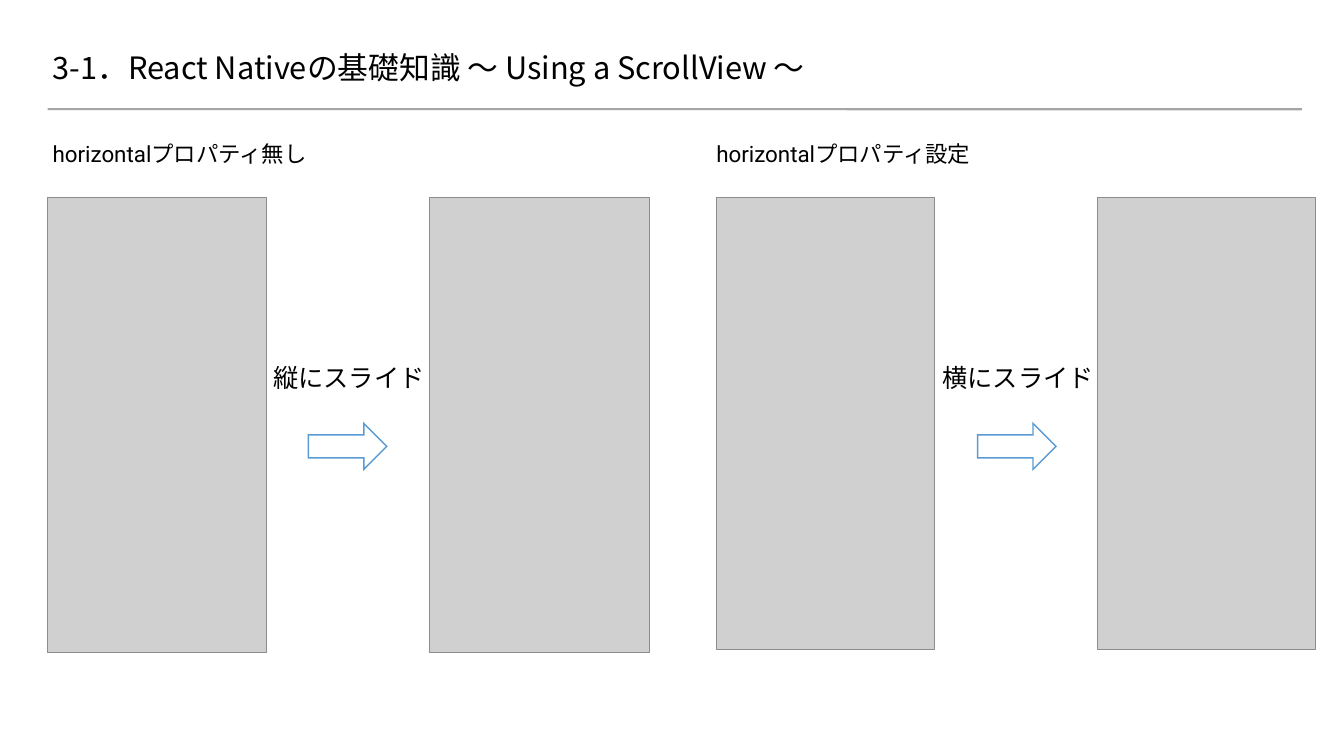
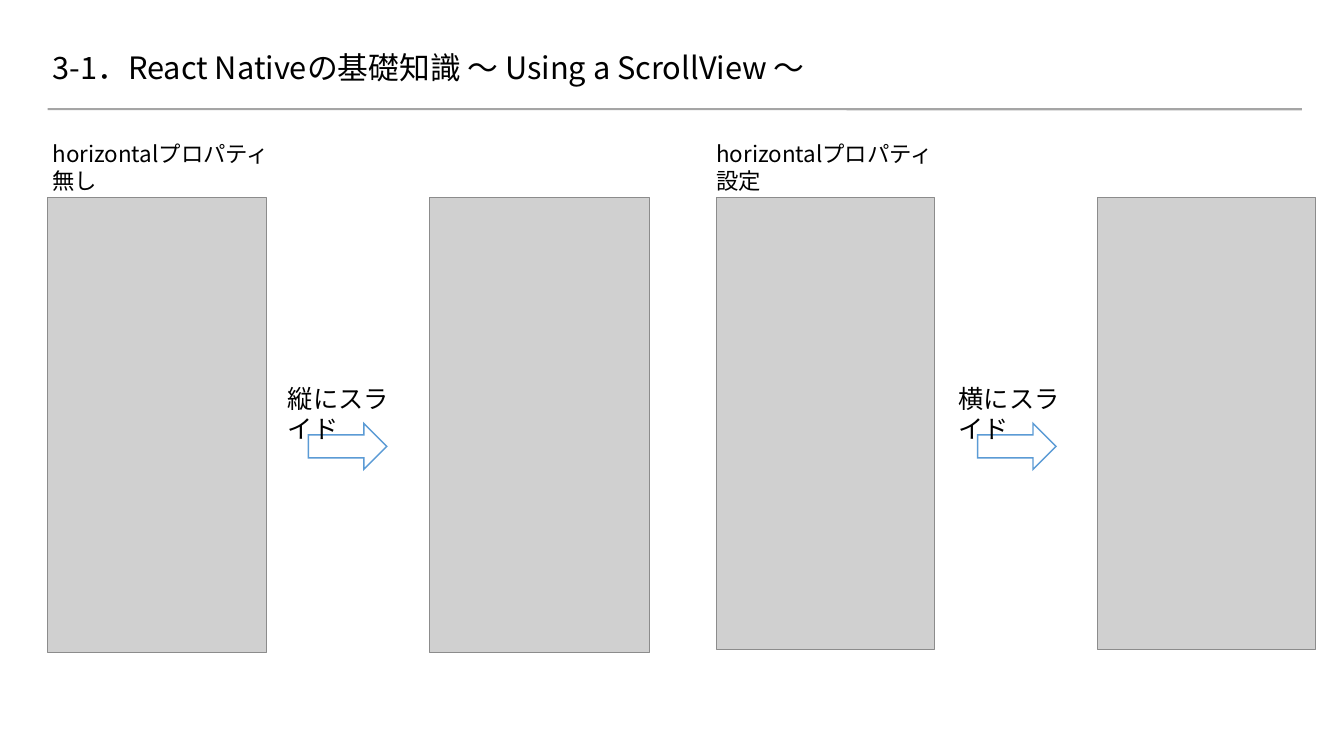
Before and after one commit to 2018SYSTEMI34/diary, a slide deck: slide 11 of doc/02_SlideShare/01.ネタ/３_ReactNative基礎知識/react-native.pptx. Drawn at 1344x756 pixels with LibreOffice and Linux fonts; fonts in the diff are those of the drawing; grey boxes stand for pictures; background and template pictures are left out. Boxes give left, top, right and bottom in pixels: in the first picture for what was removed or moved away, otherwise in the second. Text is boxed around its words. In the diff, an @@ line names an element or a change of style, - is before the commit and + after.

Commit message:
reactnative基礎知識＿最終修正20190329
reactnative基礎知識＿最終修正20190329

```diff
--- a/doc/02_SlideShare/01.ネタ/３_ReactNative基礎知識/react-native.pptx
+++ b/doc/02_SlideShare/01.ネタ/３_ReactNative基礎知識/react-native.pptx
@@ font Roboto to Noto Sans CJK JP in 4 elements at bbox=[712, 135, 960, 172], bbox=[47, 135, 288, 172], bbox=[959, 386, 1060, 444], bbox=[288, 387, 389, 444] @@
@@ text "縦にスライド": place and size @@
-text "縦にスライド" at bbox=[273, 366, 424, 389]
+text "縦にスライド" at bbox=[288, 387, 389, 444]
@@ text "横にスライド": place and size @@
-text "横にスライド" at bbox=[943, 365, 1094, 389]
+text "横にスライド" at bbox=[959, 386, 1060, 444]
```
Also in this commit, not shown: 10 other slides changed, 1 slide added, 1 other file.
